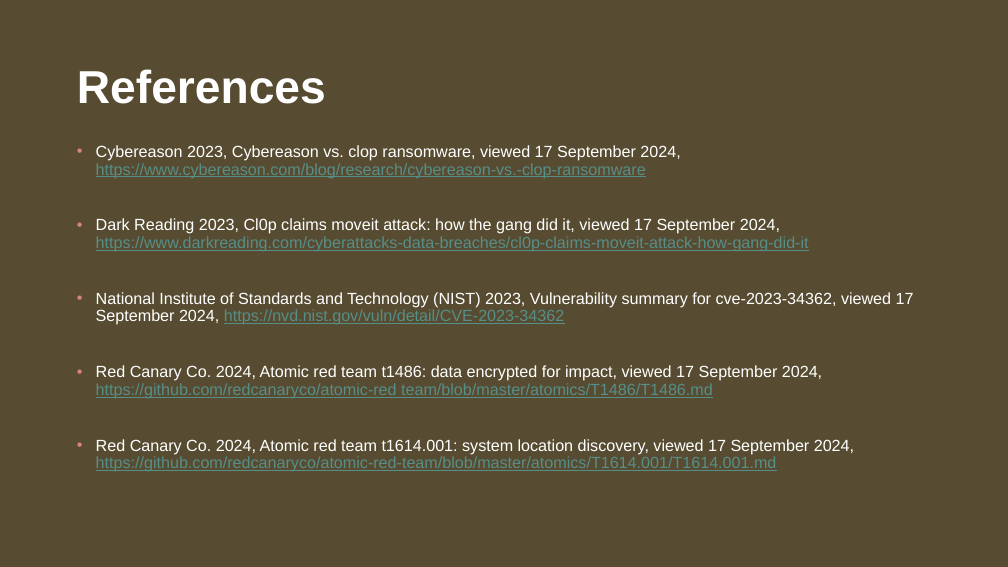
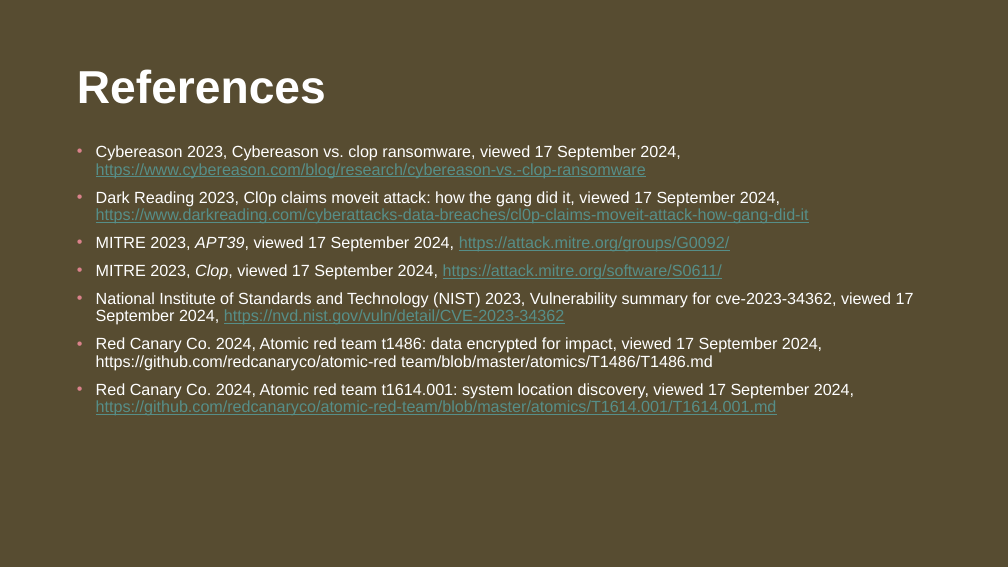
Before and after one commit to IceFire4/Assignment_1_Daniel_Edwards_Matthew_Haydon, a slide deck: slide 24 of Assignment 2 Portfolio.pptx (slide 23 before the commit). Drawn at 1008x567 pixels with LibreOffice and Linux fonts; fonts in the diff are those of the drawing; background and template pictures are left out. Boxes give left, top, right and bottom in pixels: in the first picture for what was removed or moved away, otherwise in the second. Text is boxed around its words. In the diff, an @@ line names an element or a change of style, - is before the commit and + after.

```diff
--- a/Assignment 2 Portfolio.pptx
+++ b/Assignment 2 Portfolio.pptx
@@ text at bbox=[96, 236, 729, 280]: paragraphs added @@
+• MITRE 2023, APT39, viewed 17 September 2024, https://attack.mitre.org/groups/G0092/
+• MITRE 2023, Clop, viewed 17 September 2024, https://attack.mitre.org/software/S0611/
@@ text at bbox=[96, 337, 822, 371]: text colour #568E88 to #FFFFFF, underline off in "https://github.com/redcanaryco/atomic-red team/blob/master/a ..." @@
```
Also in this commit, not shown: 3 other slides changed, 1 slide added.
